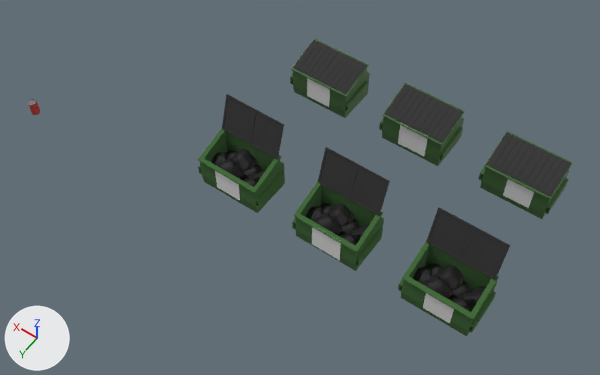
The FBX model assets/CityAssets/LowPolyCityAsset_Objective/DumpsterOpenGreen.fbx: old version first, new version second.
Camera for both pictures: a 50 mm camera at (-42.1, 47.6, 79.6) aimed at (-6.0, -3.1, 0.1). Every picture has the same lights, and +X, +Y and +Z are marked at lower left. Where no turn or scale is listed for an object, it has been applied to the vertices.

Names of what the first picture shows: 'CanRed001', 'DumpsterBlue', 'DumpsterGreen', 'DumpsterOpenBlue', 'DumpsterOpenGreen', 'DumpsterOpenRed', 'DumpsterRed'.
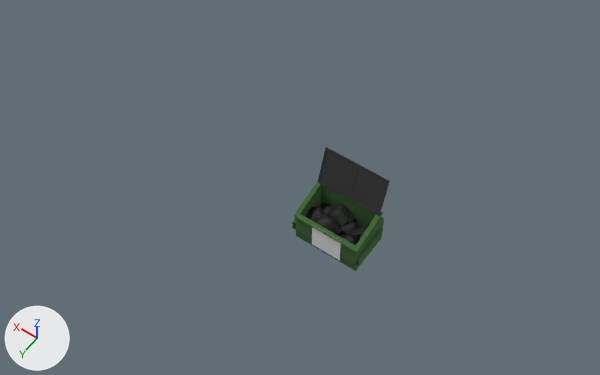
Location of each change, [x1, y1, x2, y2] in pixels of the pictures (600 x 375 px):
'DumpsterOpenRed', deleted
    before: [398, 207, 510, 336]
    faces in mat_dumpsterbody (dark green #3d6833): [398, 240, 499, 336]
    faces in mat_dumpsterlid (black #333333): [426, 207, 510, 280]
    faces in mat_trashbags (black #111111): [413, 263, 486, 312]
    faces in mat_redcan (white #e7e7e7): [423, 293, 454, 323]
'DumpsterOpenBlue', deleted
    before: [198, 94, 285, 213]
    faces in mat_dumpsterbody (dark green #3d6833): [198, 129, 285, 213]
    faces in mat_dumpsterlid (black #333333): [222, 94, 284, 159]
    faces in mat_trashbags (black #111111): [212, 150, 267, 187]
    faces in mat_bluecan (white #e7e7e7): [215, 171, 240, 200]
'DumpsterRed', deleted
    before: [478, 131, 573, 219]
    faces in mat_dumpsterlid_004 (black #333333): [486, 132, 571, 197]
    faces in mat_dumpsterbody_004 (dark green #3d6833): [478, 131, 573, 219]
    faces in mat_redcan (white #e7e7e7): [503, 179, 534, 208]
'DumpsterGreen', deleted
    before: [379, 83, 465, 166]
    faces in mat_dumpsterlid_004 (black #333333): [384, 84, 463, 143]
    faces in mat_dumpsterbody_004 (dark green #3d6833): [379, 83, 465, 166]
    faces in mat_greencan (white #e7e7e7): [398, 123, 427, 156]
'DumpsterBlue', deleted
    before: [290, 39, 370, 118]
    faces in mat_dumpsterlid_004 (black #333333): [293, 40, 367, 94]
    faces in mat_dumpsterbody_004 (dark green #3d6833): [290, 39, 370, 118]
    faces in mat_bluecan (white #e7e7e7): [307, 78, 330, 107]
'CanRed001', deleted
    before: [27, 99, 40, 115]

The change in detail:
Object 'DumpsterGreen' (ob_dumpstergreen) is deleted.
Object 'CanRed001' (ob_canred001) is deleted.
Object 'DumpsterOpenRed' (ob_dumpsteropenred) is deleted.
Object 'DumpsterRed' (ob_dumpsterred) is deleted.
Object 'DumpsterBlue' (ob_dumpsterblue) is deleted.
Object 'DumpsterOpenBlue' (ob_dumpsteropenblue) is deleted.
